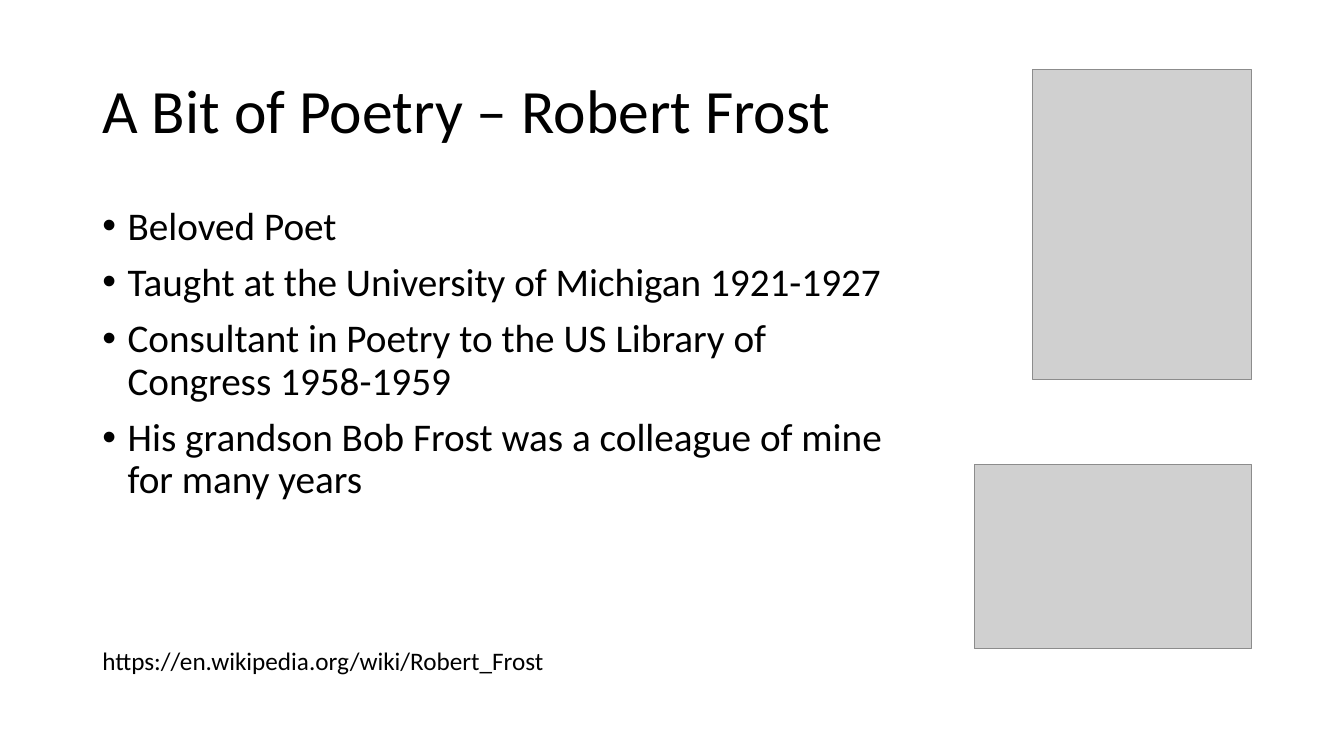
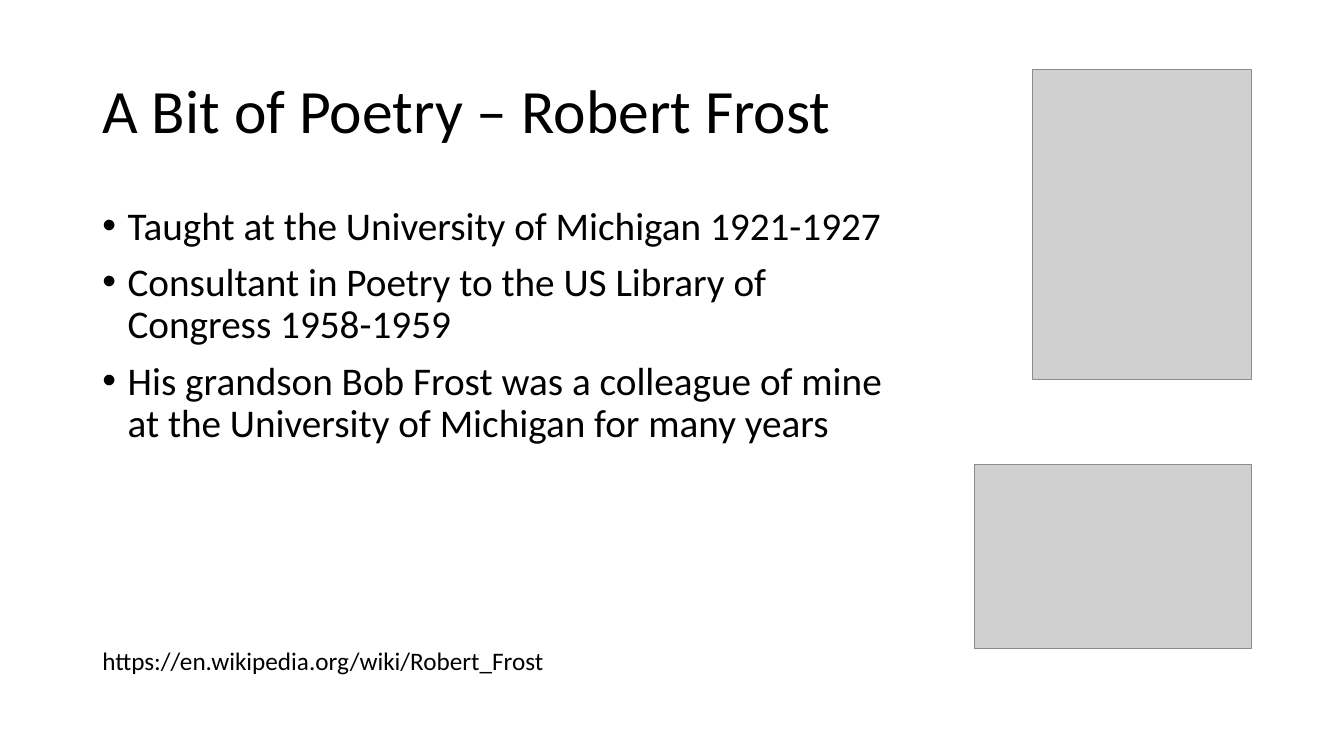
Before and after one commit to csev/cc4e, a slide deck: slide 2 of lectures/KR-6.pptx. Drawn at 1344x756 pixels with LibreOffice and Linux fonts; fonts in the diff are those of the drawing; grey boxes stand for pictures. Boxes give left, top, right and bottom in pixels: in the first picture for what was removed or moved away, otherwise in the second. Text is boxed around its words. In the diff, an @@ line names an element or a change of style, - is before the commit and + after.

```diff
--- a/lectures/KR-6.pptx
+++ b/lectures/KR-6.pptx
@@ text at (128, 212, 336, 241): paragraph removed @@
-• Beloved Poet
@@ text at (128, 367, 881, 444): text changed @@
-• His grandson Bob Frost was a colleague of mine for many years
+• His grandson Bob Frost was a colleague of mine at the University of Michigan for many years
```
Also in this commit, not shown: 2 other slides changed, 1 slide added, 2 other files.
